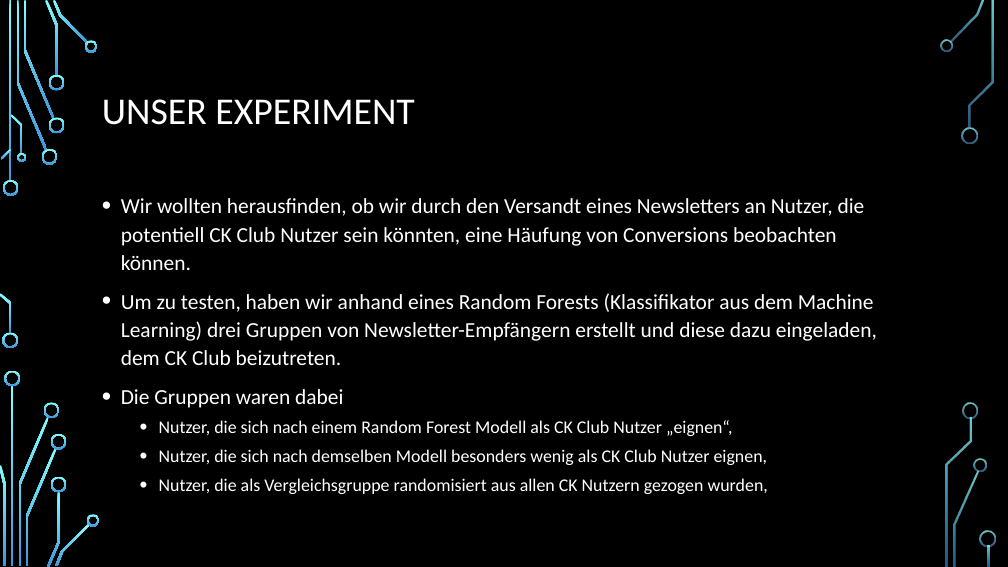
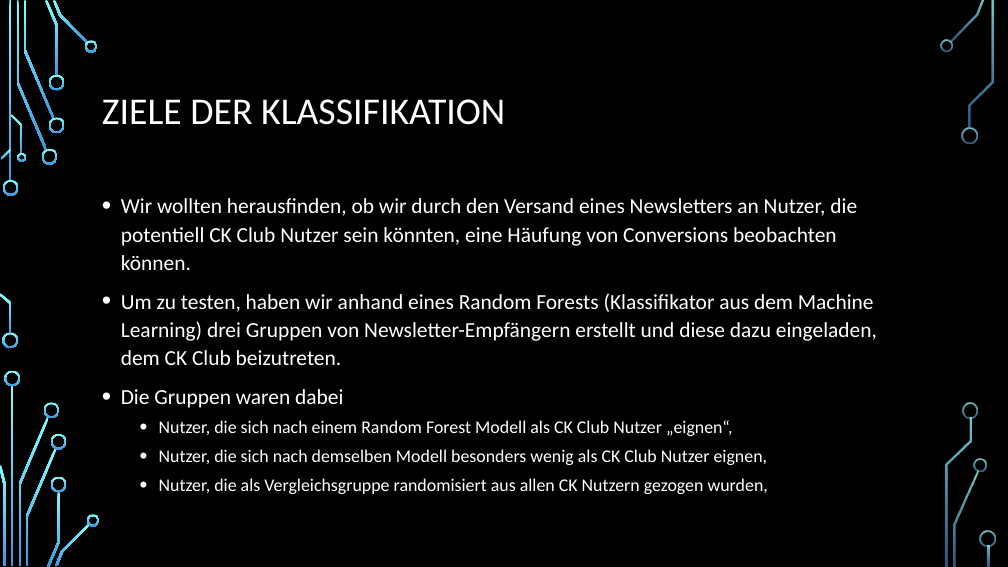
Before and after one commit to anamagvo/Premium-Newsletter-Experiment, a slide deck: slide 6 of Premiumnutzer-Mailing.pptx (slide 2 before the commit). Drawn at 1008x567 pixels with LibreOffice and Linux fonts; fonts in the diff are those of the drawing; background and template pictures are left out. Boxes give left, top, right and bottom in pixels: in the first picture for what was removed or moved away, otherwise in the second. Text is boxed around its words. In the diff, an @@ line names an element or a change of style, - is before the commit and + after.

```diff
--- a/Premiumnutzer-Mailing.pptx
+++ b/Premiumnutzer-Mailing.pptx
@@ title at <box>102,99,505,125</box>: text changed @@
-UNSER EXPERIMENT
+ZIELE DER KLASSIFIKATION
@@ text at <box>121,198,857,270</box>: text changed @@
-• Wir wollten herausfinden, ob wir durch den Versandt eines Newsletters an Nutzer, die potentiell CK Club Nutzer sein könnten, eine Häufung von Conversions beobachten können.
+• Wir wollten herausfinden, ob wir durch den Versand eines Newsletters an Nutzer, die potentiell CK Club Nutzer sein könnten, eine Häufung von Conversions beobachten können.
```
Also in this commit, not shown: 3 other slides changed, 3 slides added.
